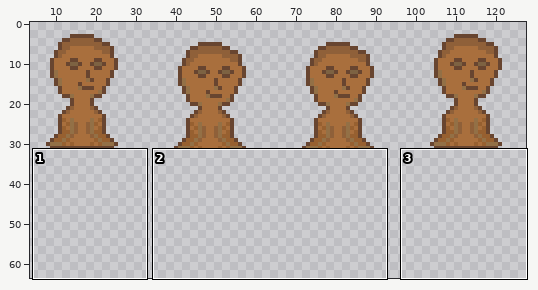
Pixel-art file, stored at MrHorseMan/Assets/Textures/Aseprite/BudEnem.aseprite. Above: a wide view before the commit, with the close-up outlined.
Close-up. Before the commit:
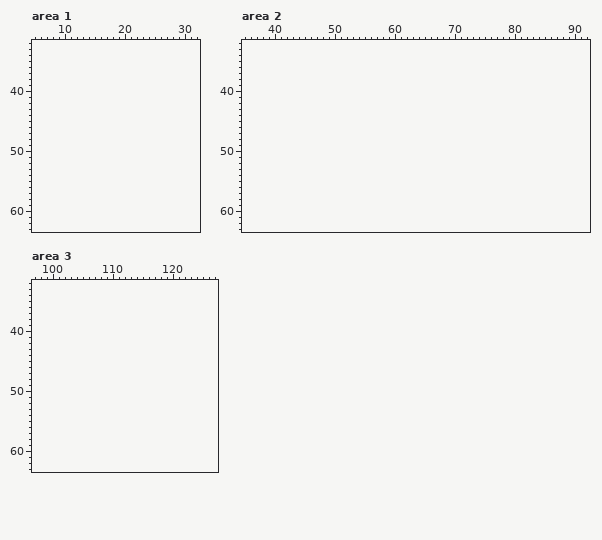
128x32 pixels, 1 frame. Shown: area 1: x 5..32, y 32..63; area 2: x 35..92, y 32..63; area 3: x 97..127, y 32..63. The old version is drawn lined up with the new one, on the new canvas. The wide view leaves out empty margins.
Once edited:
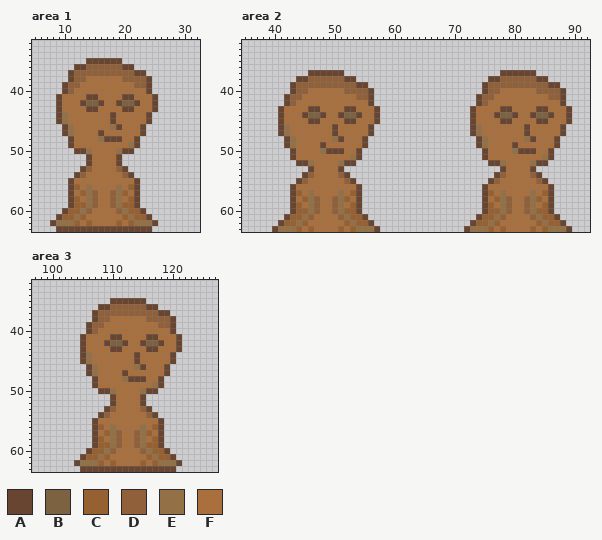
Palette (. is transparent): A #684530  B #7d6242  C #976030  D #8f6039  E #937046  F #a96f3d
The exact change:
canvas 128x32 -> 128x64
Changed rows in their new state; - is an unchanged pixel.
Area 1:
first column x 8:
35 ------AAAAAA------
36 ----AADDDDDDAA----
37 ---ADDDDDDDDDDAA--
38 ---ADDFFFFFFDDDDA-
39 --ADDFFFFFFFFFDDA-
40 --ADFFFFFFFFFFFFA-
41 -AFFFFAAFFFFAAFFFA
42 -AFFFABBAFFABBAFFA
43 -AFFFFAAFFFFAAFFFA
44 -AEFFFFFFFAFFFFFA-
45 -AEFFFFFFFAFFFFFA-
46 --AEFFFFFFEAFFFA--
47 --AEFFFFAFFFFFFA--
48 ---AFFFFEAAAFFA---
49 ---AFFFFFFFFFEA---
50 ----AAEFFFFEAA----
51 ------AFFFFA------
52 ------AFFFFA------
53 -----ADFFFFDA-----
54 ----ADFFFFFFDA----
55 ---AFFFFFFFFFFA---
56 ---ACFEFFFFEFCA---
57 ---AFCEDFFDECFA---
58 ---ACFEDFFDEFCA---
59 ---ACCEDFFDECCA---
60 --ACCEDFFFFDECCA--
61 -ACCECFFFFFFCECCA-
62 AEEECFCFFFFCFCEEEA
63 -AAAAAAAAAAAAAAAA-
Area 2:
first column x 40:
37 ------AAAAAA--------------------------AAAAAA------
38 ----AADDDDDDAA----------------------AADDDDDDAA----
39 ---ADDDDDDDDDDAA-------------------ADDDDDDDDDDAA--
40 ---ADDFFFFFFDDDDA------------------ADDFFFFFFDDDDA-
41 --ADDFFFFFFFFFDDA-----------------ADDFFFFFFFFFDDA-
42 --ADFFFFFFFFFFFFA-----------------ADFFFFFFFFFFFFA-
43 -AFFFFAAFFFFAAFFFA---------------AFFFFAAFFFFAAFFFA
44 -AFFFABBAFFABBAFFA---------------AFFFABBAFFABBAFFA
45 -AFFFFAAFFFFAAFFFA---------------AFFFFAAFFFFAAFFFA
46 -AEFFFFFFFAFFFFFA----------------AEFFFFFFFAFFFFFA-
47 -AEFFFFFFFAFFFFFA----------------AEFFFFFFFAFFFFFA-
48 --AEFFFFFFEAFFFA------------------AEFFFFFFEAFFFA--
49 --AEFFFFAFFFFFFA------------------AEFFFFAFFFFFFA--
50 ---AFFFFEAAAFFA--------------------AFFFFEAAAFFA---
51 ---AFFFFFFFFFEA--------------------AFFFFFFFFFEA---
52 ----AAEFFFFEAA----------------------AAEFFFFEAA----
53 ------AFFFFA--------------------------AFFFFA------
54 -----ADFFFFDA------------------------ADFFFFDA-----
55 ----ADFFFFFFDA----------------------ADFFFFFFDA----
56 ---AFFFFFFFFFFA--------------------AFFFFFFFFFFA---
57 ---ACFEFFFFEFCA--------------------ACFEFFFFEFCA---
58 ---AFCEDFFDECFA--------------------AFCEDFFDECFA---
59 ---ACFEDFFDEFCA--------------------ACFEDFFDEFCA---
60 ---ACCEDFFDECCA--------------------ACCEDFFDECCA---
61 --ACCEDFFFFDECCA------------------ACCEDFFFFDECCA--
62 -ACCECFFFFFFCECCA----------------ACCECFFFFFFCECCA-
63 AEEECFCFFFFCFCEEEA--------------AEEECFCFFFFCFCEEEA
Area 3:
first column x 104:
35 ------AAAAAA------
36 ----AADDDDDDAA----
37 ---ADDDDDDDDDDAA--
38 ---ADDFFFFFFDDDDA-
39 --ADDFFFFFFFFFDDA-
40 --ADFFFFFFFFFFFFA-
41 -AFFFFAAFFFFAAFFFA
42 -AFFFABBAFFABBAFFA
43 -AFFFFAAFFFFAAFFFA
44 -AEFFFFFFFAFFFFFA-
45 -AEFFFFFFFAFFFFFA-
46 --AEFFFFFFEAFFFA--
47 --AEFFFFAFFFFFFA--
48 ---AFFFFEAAAFFA---
49 ---AFFFFFFFFFEA---
50 ----AAEFFFFEAA----
51 ------AFFFFA------
52 ------AFFFFA------
53 -----ADFFFFDA-----
54 ----ADFFFFFFDA----
55 ---AFFFFFFFFFFA---
56 ---ACFEFFFFEFCA---
57 ---AFCEDFFDECFA---
58 ---ACFEDFFDEFCA---
59 ---ACCEDFFDECCA---
60 --ACCEDFFFFDECCA--
61 -ACCECFFFFFFCECCA-
62 AEEECFCFFFFCFCEEEA
63 -AAAAAAAAAAAAAAAA-
